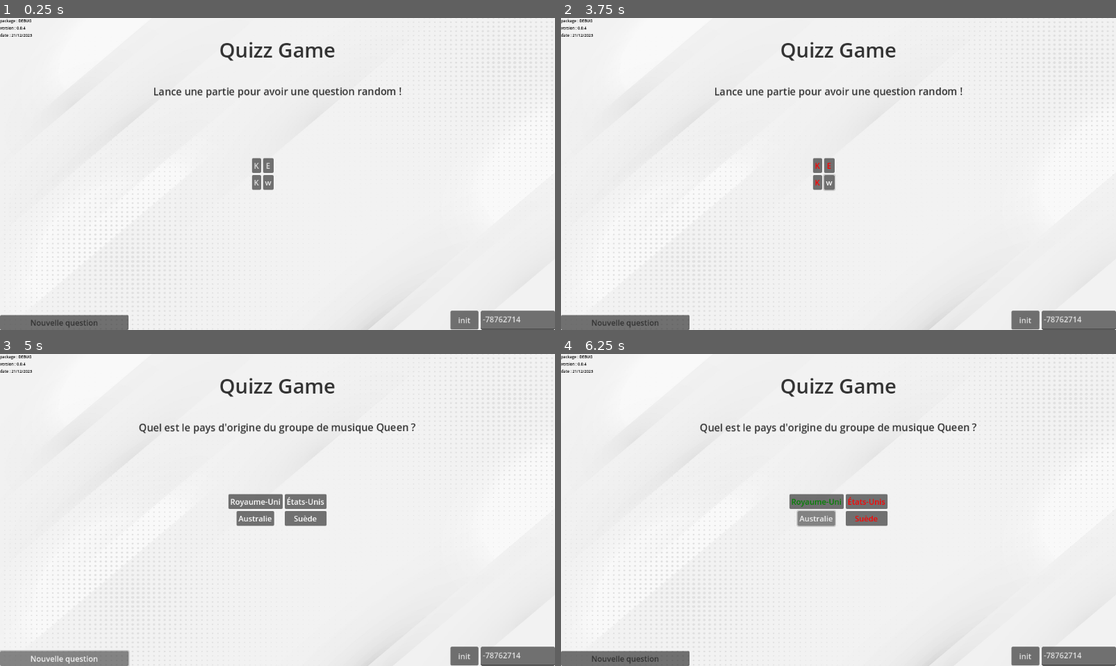
Above: before the commit, frames 1-4 (two rows, left to right).
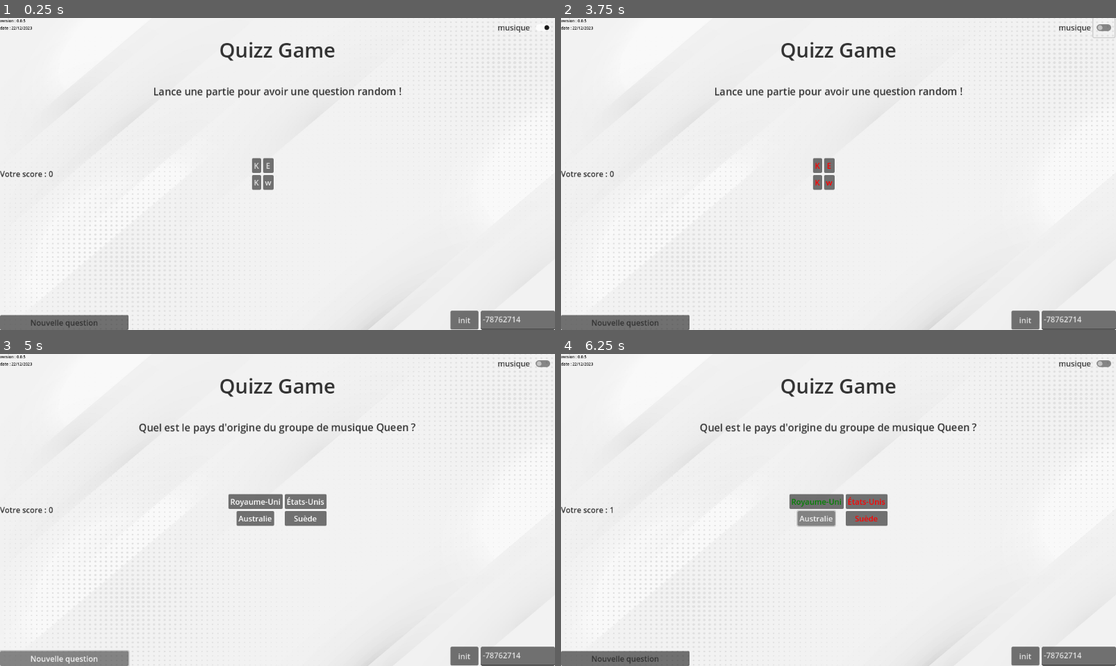
Above: after the commit, the same moments.

Repository: Bugpig03/Zquizz
Game: Godot game, scene res://control.tscn
The game is run twice, just before and just after one commit, with the same random seed, the same clock (stepped at 60 frames per second) and the same inputs.
Inputs (mouse positions are in pixels of both pictures, inside the frame that each line leads up to):
- Up to frame 1 (0.25 s): no input
- Up to frame 2 (3.75 s): click "K" at 0.5 s; click "K" at 1.25 s; click "E" at 2 s; click "w" at 2.75 s; click (1104, 27) at 3.52 s
- Up to frame 3 (5 s): click "Nouvelle question" at 4.25 s
- Up to frame 4 (6.25 s): click "Royaume-Uni" at 5 s; click "Australie" at 5.75 s

The runs differ from the first frame. In frame 1, 0.3% of the frame differs, in the area x 0-99%, y 0-52%; in frame 2, 0.4%, in the area x 0-100%, y 0-56%; in frame 3, 0.3%; in frame 4, 0.3%.

Commit message:
test sound system
add music, fail sound and positive sound

Diff:
--- a/control.gd
+++ b/control.gd
@@ -8,6 +8,7 @@
 var seed = 0
 var quizData = " "
 var randomGeneratedIndex = 0
+var score = 0
 
 #VARIABLES QUIZ
 var question = " "
@@ -89,13 +90,34 @@
 
 
 func _on_btn_answer_1_pressed():
+	answer_is_correct(1)
 	display_correct_answer(correctAnswer)
 
 func _on_btn_answer_2_pressed():
+	answer_is_correct(2)
 	display_correct_answer(correctAnswer)
 
 func _on_btn_answer_3_pressed():
+	answer_is_correct(3)
 	display_correct_answer(correctAnswer)
 
 func _on_btn_answer_4_pressed():
+	answer_is_correct(4)
 	display_correct_answer(correctAnswer)
+
+func _on_check_btn_music_pressed():
+	if $HBoxContainer/checkBtnMusic.button_pressed:
+		$AudioStreamPlayer_BGM.volume_db = -20
+	else:
+		$AudioStreamPlayer_BGM.volume_db = -200
+
+func answer_is_correct(player_answer):
+	if player_answer == correctAnswer:
+		score += 1
+		$HBoxContainer2/label_score.text = str(score)
+		$AudioStreamPlayer_sound_effect.stream = load("res://audio/sound/SFX_Positive.wav")
+		print("correct!")
+	else:
+		print("fail")
+		$AudioStreamPlayer_sound_effect.stream = load("res://audio/sound/SFX_Fail.wav")
+	$AudioStreamPlayer_sound_effect.play()
--- a/control.tscn
+++ b/control.tscn
@@ -1,7 +1,8 @@
-[gd_scene load_steps=3 format=3 uid="uid://bmgheprsm3t4j"]
+[gd_scene load_steps=4 format=3 uid="uid://bmgheprsm3t4j"]
 
 [ext_resource type="Texture2D" uid="uid://w2bt8vn5yuv5" path="res://gfx/background.jpg" id="1_tcaif"]
 [ext_resource type="Script" path="res://control.gd" id="1_vnvg2"]
+[ext_resource type="AudioStream" uid="uid://dev0p4x3u6aj3" path="res://audio/music/Song_Happy_Town_Loop.wav" id="3_u82hi"]
 
 [node name="Control" type="Control"]
 layout_mode = 3
@@ -144,10 +145,57 @@
 offset_bottom = 23.0
 theme_override_colors/font_color = Color(0, 0, 0, 1)
 theme_override_font_sizes/font_size = 8
-text = "package : DEBUG
-version : 0.0.4
-date : 21/12/2023
+text = "version : 0.0.5
+date : 22/12/2023
 "
+
+[node name="AudioStreamPlayer_BGM" type="AudioStreamPlayer" parent="."]
+stream = ExtResource("3_u82hi")
+volume_db = -20.0
+autoplay = true
+
+[node name="HBoxContainer" type="HBoxContainer" parent="."]
+layout_mode = 1
+anchors_preset = 1
+anchor_left = 1.0
+anchor_right = 1.0
+offset_left = -119.0
+offset_bottom = 40.0
+grow_horizontal = 0
+
+[node name="Label" type="Label" parent="HBoxContainer"]
+layout_mode = 2
+size_flags_horizontal = 8
+theme_override_colors/font_color = Color(0.196078, 0.196078, 0.196078, 1)
+text = "musique
+"
+
+[node name="checkBtnMusic" type="CheckButton" parent="HBoxContainer"]
+layout_mode = 2
+button_pressed = true
+
+[node name="AudioStreamPlayer_sound_effect" type="AudioStreamPlayer" parent="."]
+volume_db = -25.0
+
+[node name="HBoxContainer2" type="HBoxContainer" parent="."]
+layout_mode = 1
+anchors_preset = 4
+anchor_top = 0.5
+anchor_bottom = 0.5
+offset_top = -20.0
+offset_right = 40.0
+offset_bottom = 20.0
+grow_vertical = 2
+
+[node name="Label" type="Label" parent="HBoxContainer2"]
+layout_mode = 2
+theme_override_colors/font_color = Color(0.196078, 0.196078, 0.196078, 1)
+text = "Votre score :"
+
+[node name="label_score" type="Label" parent="HBoxContainer2"]
+layout_mode = 2
+theme_override_colors/font_color = Color(0.196078, 0.196078, 0.196078, 1)
+text = "0"
 
 [connection signal="pressed" from="RestardBtn" to="." method="_on_restard_btn_pressed"]
 [connection signal="pressed" from="init_button" to="." method="_on_init_button_pressed"]
@@ -155,3 +203,4 @@
 [connection signal="pressed" from="BoxContainer/VBoxContainer/btnAnswer3" to="." method="_on_btn_answer_3_pressed"]
 [connection signal="pressed" from="BoxContainer/VBoxContainer2/btnAnswer2" to="." method="_on_btn_answer_2_pressed"]
 [connection signal="pressed" from="BoxContainer/VBoxContainer2/btnAnswer4" to="." method="_on_btn_answer_4_pressed"]
+[connection signal="pressed" from="HBoxContainer/checkBtnMusic" to="." method="_on_check_btn_music_pressed"]
--- a/project.godot
+++ b/project.godot
@@ -11,7 +11,7 @@
 [application]
 
 config/name="QuizzGame"
-config/version="0.0.0"
+config/version="0.0.4"
 run/main_scene="res://control.tscn"
 config/features=PackedStringArray("4.2", "GL Compatibility")
 config/icon="res://icon.svg"
Not shown, added: audio/music/Song_Happy_Town_Loop.wav.import
Not shown, added: audio/sound/SFX_Fail.wav.import
Not shown, added: audio/sound/SFX_Positive.wav.import
Not shown, changed: export_presets.cfg
Not shown, added: audio/music/Song_Happy_Town_Loop.wav
Not shown, added: audio/sound/SFX_Fail.wav
Not shown, added: audio/sound/SFX_Positive.wav
Not shown, added: conF74A.tmp
